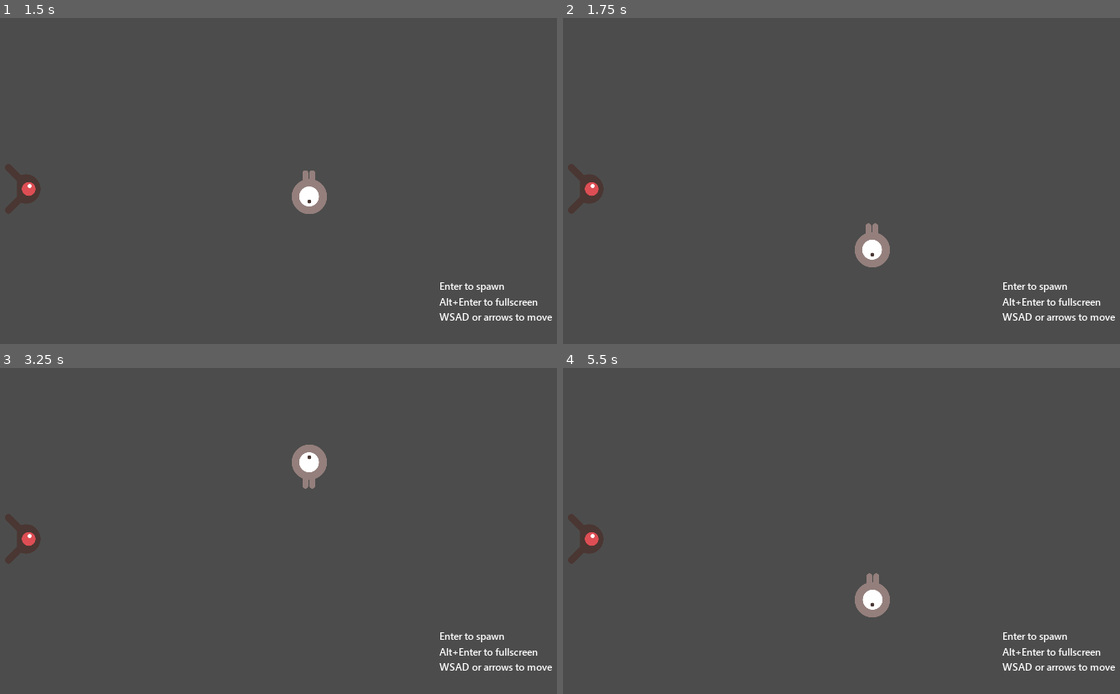
Above: before the commit, frames 1-4 (two rows, left to right).
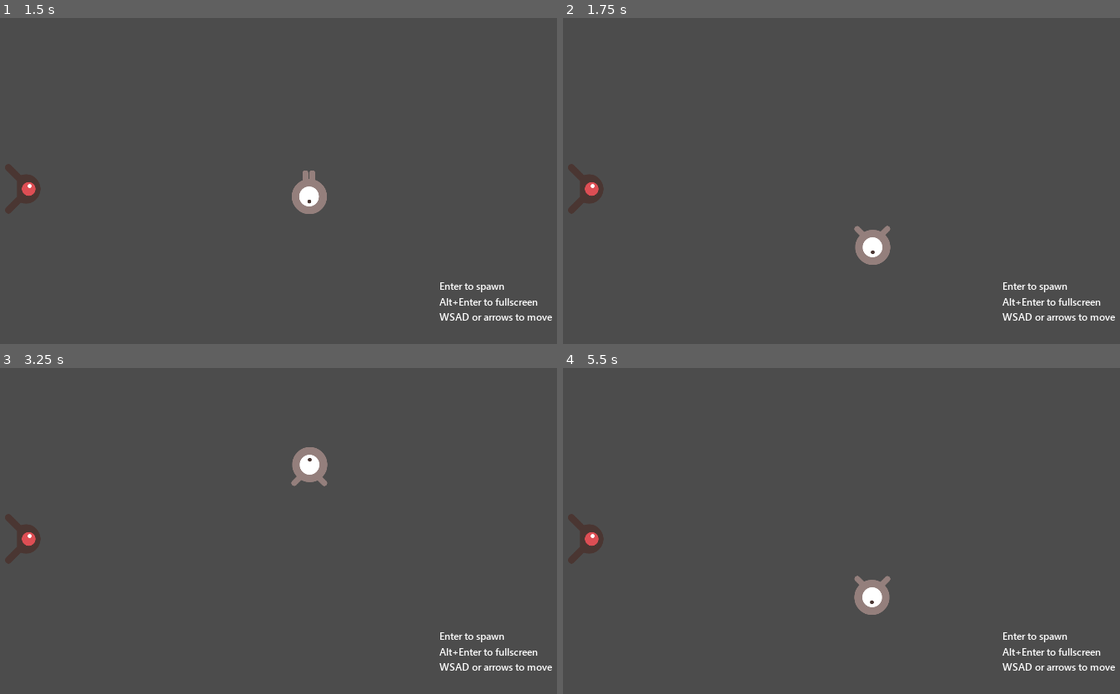
Above: after the commit, the same moments.

Repository: dcheva/v3-02-2d
Game: Godot game, scene res://Scene.tscn
The game is run twice, just before and just after one commit, with the same random seed, the same clock (stepped at 60 frames per second) and the same inputs.
Inputs:
- Up to frame 1 (1.5 s): tap Enter (enter) at 0.5, 0.6, 1.35 s; hold Right (move_right) 0.53-1.28 s; hold Down (move_down) from 1.28 s (still down)
- Up to frame 2 (1.75 s): keep holding Down (move_down)
- Up to frame 3 (3.25 s): release Down (move_down) at 2.03 s; hold Right (move_right) 2.03-2.78 s; tap Enter (enter) at 2.1, 2.85 s; hold Up (move_up) from 2.78 s (still down)
- Up to frame 4 (5.5 s): release Up (move_up) at 3.53 s; hold Left (move_left) 3.53-5.03 s; tap Enter (enter) at 3.6, 4.35, 5.1 s; hold Down (move_down) from 5.03 s (still down)

Frame 1 is identical in both runs. In frame 2, 0.3% of the frame differs, in the area x 52-59%, y 62-77%; in frame 3, 0.3%; in frame 4, 0.3%.

Commit message:
LERP2 fix delta

Diff:
--- a/Player.gd
+++ b/Player.gd
@@ -54,7 +54,7 @@
 
 	velocity = lerp(velocity, velocity_to, delta*4)
 
-	if int(velocity.x * delta) != 0 or int(velocity.y/delta * delta) != 0:
+	if int(velocity.x * delta) != 0 or int(velocity.y * delta) != 0:
 		$AnimatedSprite.animation = animate
 		$AnimatedSprite.play()
 	else:
